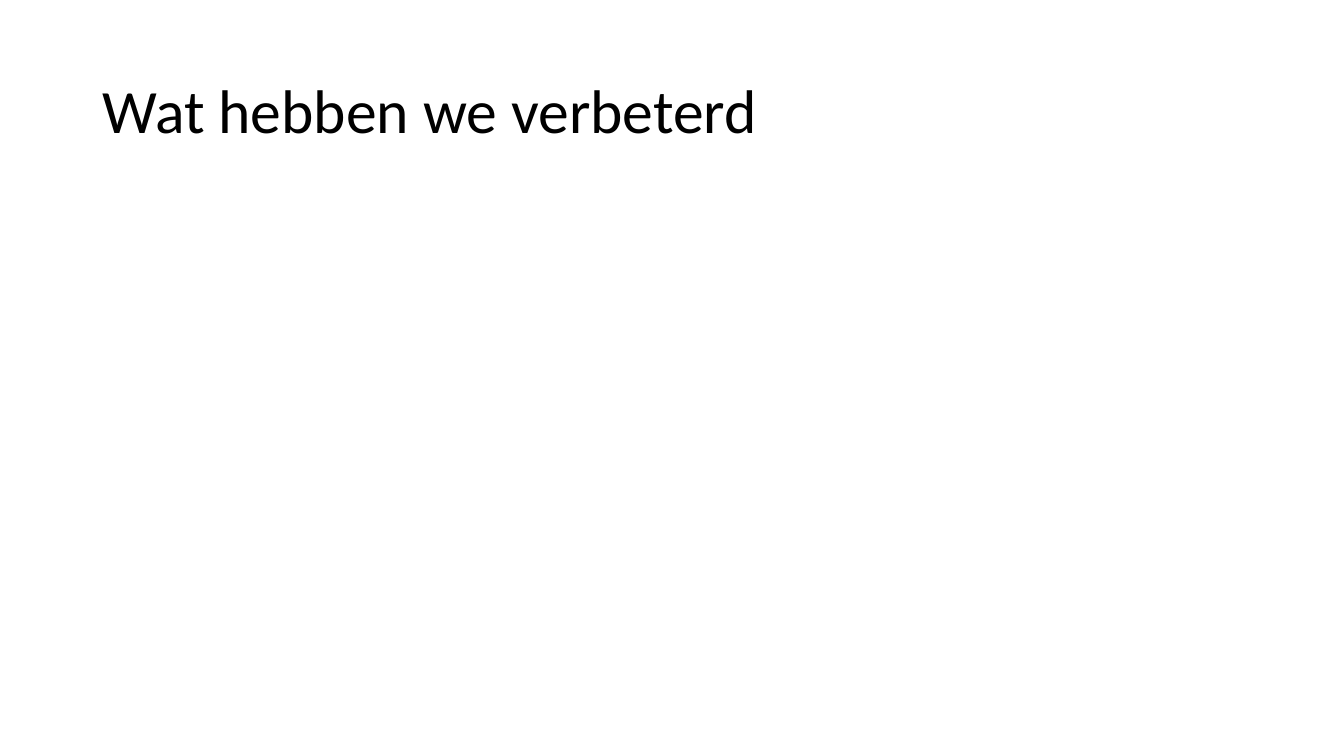
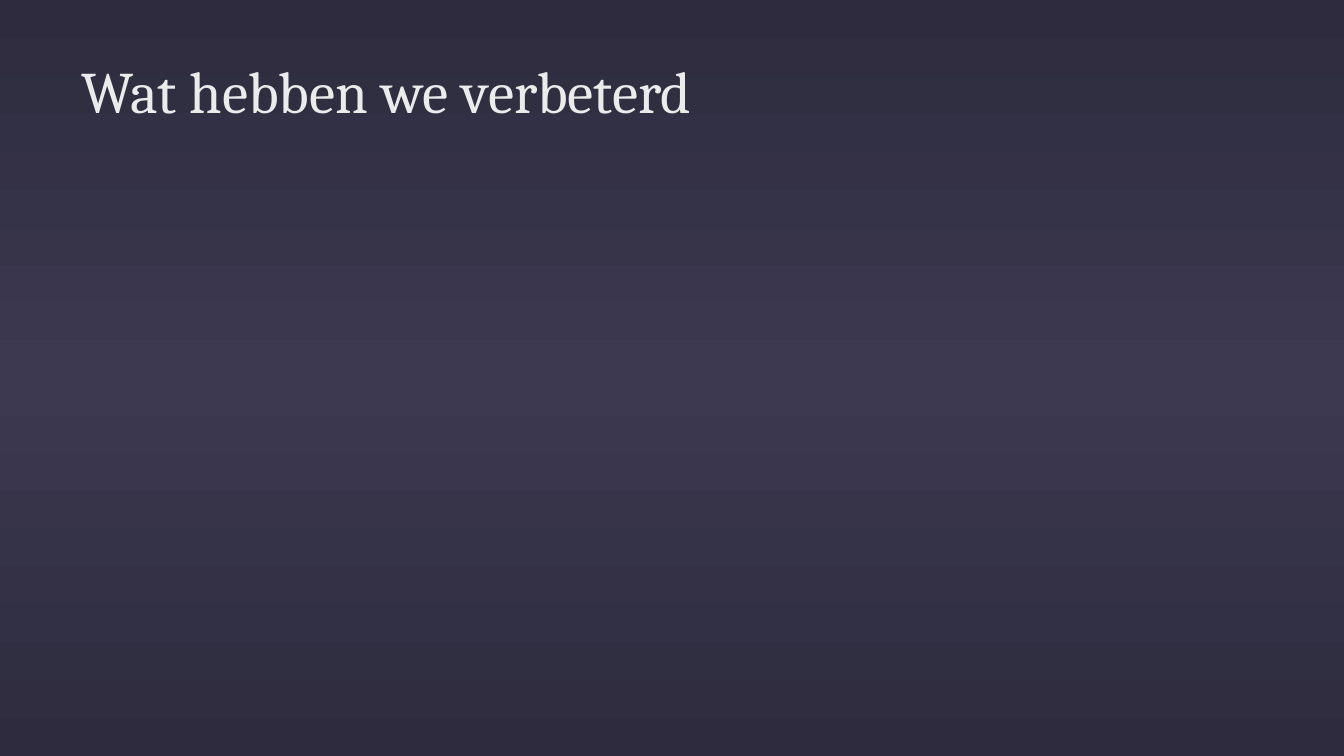
Before and after one commit to marc0tjevp/Hawaii-Alarm-System, a slide deck: slide 4 of doc/Presentatie.odp. Drawn at 1344x756 pixels with LibreOffice and Linux fonts; fonts in the diff are those of the drawing. Boxes give left, top, right and bottom in pixels: in the first picture for what was removed or moved away, otherwise in the second. Text is boxed around its words. In the diff, an @@ line names an element or a change of style, - is before the commit and + after.

```diff
--- a/doc/Presentatie.odp
+++ b/doc/Presentatie.odp
@@ background #FFFFFF to gradient #2D2B3D to #3C3951 @@
@@ title "Wat hebben we verbeterd": place and size @@
-title "Wat hebben we verbeterd" at [102, 90, 757, 134]
+title "Wat hebben we verbeterd" at [81, 72, 691, 114]
@@ title "Wat hebben we verbeterd" at [81, 72, 691, 114]: size 44 to 42 pt, font Calibri to Cambria, text colour #000000 to #EBEBEB; line spacing 0.9 to 1; vertical alignment middle to top @@
```
Also in this commit, not shown: 5 other slides changed.
